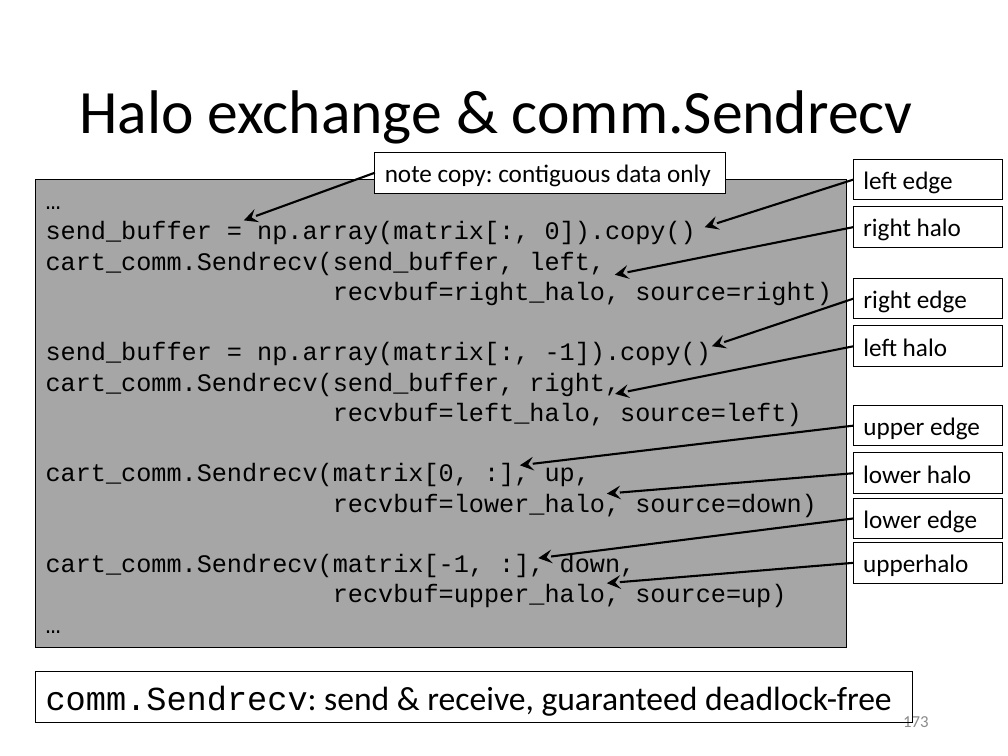
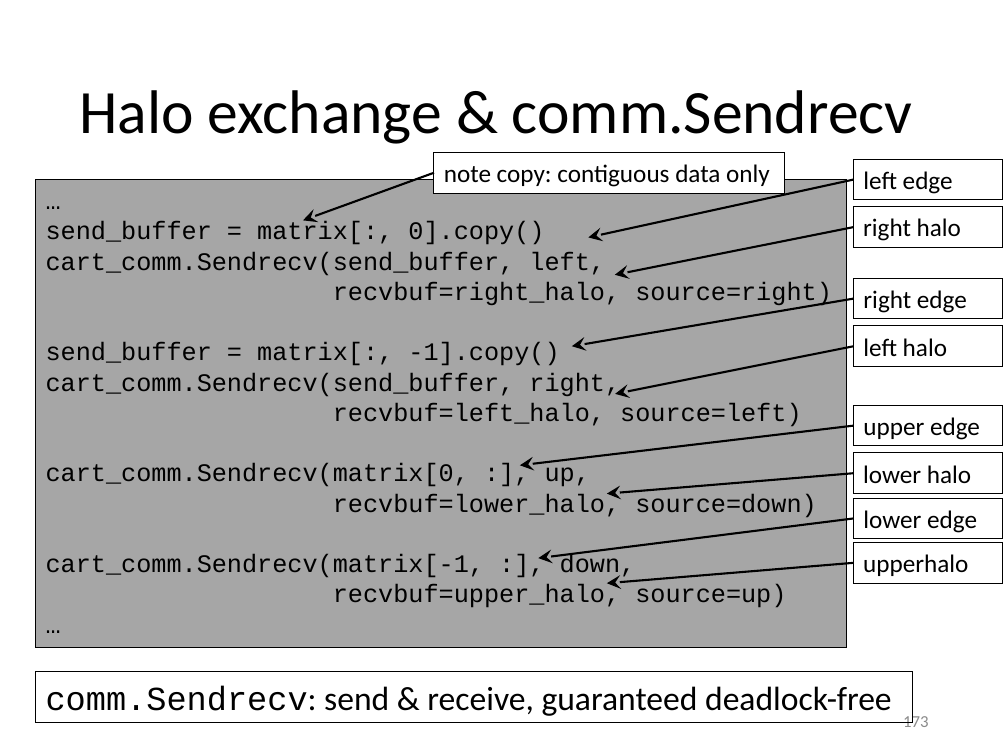
Before and after one commit to gjbex/Python-for-HPC, a slide deck: slide 173 of python_for_hpc.pptx. Drawn at 1008x756 pixels with LibreOffice and Linux fonts; fonts in the diff are those of the drawing. Boxes give left, top, right and bottom in pixels: in the first picture for what was removed or moved away, otherwise in the second. Text is boxed around its words. In the diff, an @@ line names an element or a change of style, - is before the commit and + after.

Commit message:
Fix typos

```diff
--- a/python_for_hpc.pptx
+++ b/python_for_hpc.pptx
@@ arrow moved from (375, 172) - (244, 221) to (434, 172) - (303, 221) @@
@@ rectangle "note copy: contiguous data only": place and size @@
-rectangle "note copy: contiguous data only" at bbox=[375, 152, 726, 193]
+rectangle "note copy: contiguous data only" at bbox=[434, 152, 785, 193]
@@ arrow moved from (854, 179) - (705, 227) to (854, 179) - (589, 238) @@
@@ text in rectangle at bbox=[46, 221, 544, 244]: text changed @@
-send_buffer = np.array(matrix[:, 0]).copy()
+send_buffer = matrix[:, 0].copy()
@@ arrow moved from (854, 298) - (712, 347) to (854, 298) - (572, 347) @@
@@ text in rectangle at bbox=[46, 342, 559, 365]: text changed @@
-send_buffer = np.array(matrix[:, -1]).copy()
+send_buffer = matrix[:, -1].copy()
```
Also in this commit, not shown: 3 other slides changed.
